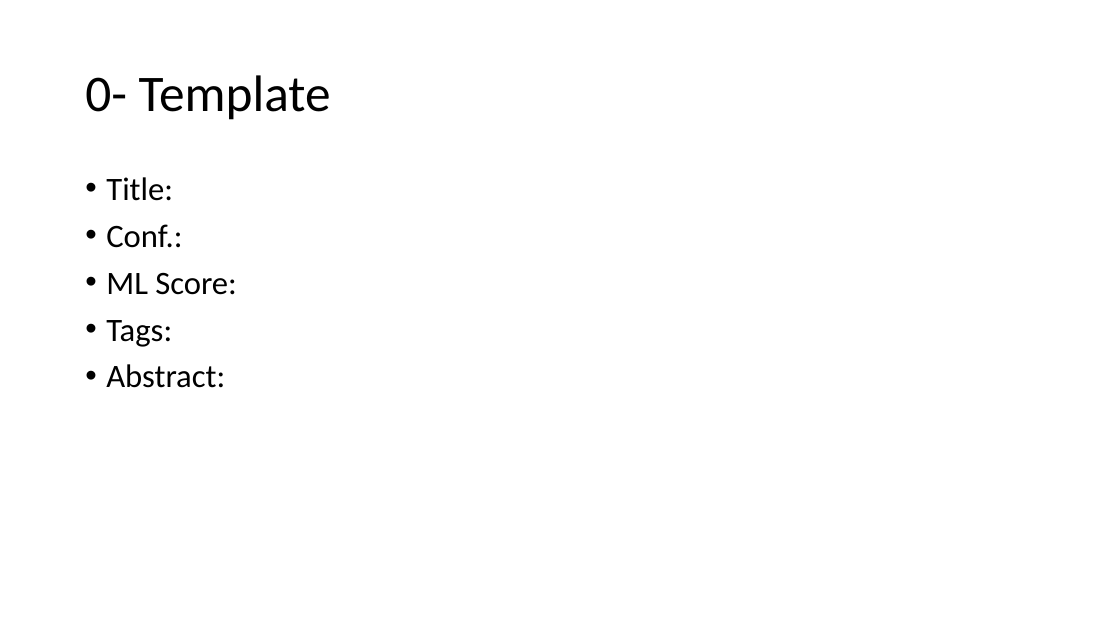
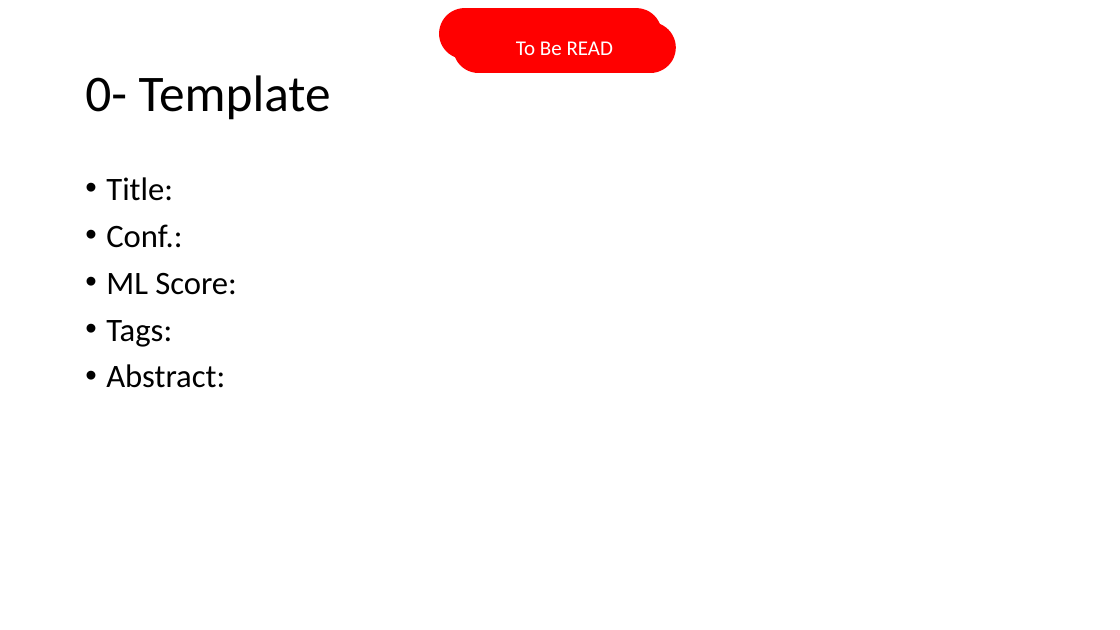
Before and after one commit to AhmadM-DL/SEML, a slide deck: slide 71 of SEML.pptx (slide 61 before the commit). Drawn at 1120x630 pixels with LibreOffice and Linux fonts; fonts in the diff are those of the drawing. Boxes give left, top, right and bottom in pixels: in the first picture for what was removed or moved away, otherwise in the second. Text is boxed around its words. In the diff, an @@ line names an element or a change of style, - is before the commit and + after.

```diff
--- a/SEML.pptx
+++ b/SEML.pptx
@@ rounded rectangle added at box(439, 8, 662, 60), fill #FF0000, 18 pt, text #FFFFFF @@
+To Be READ
@@ rounded rectangle added at box(453, 22, 676, 73), fill #FF0000, 18 pt, text #FFFFFF @@
+To Be READ
```
Also in this commit, not shown: 16 other slides changed, 10 slides added, 1 other file.
